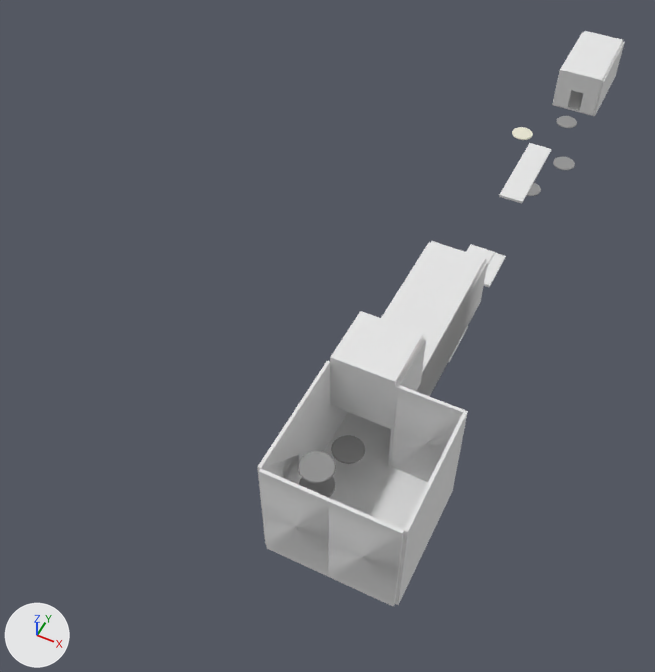
Two versions of the OBJ model assets/maps/darkness/map.OBJ, one commit apart.
The view is the same before and after, from a 50 mm lens placed at (1472.0, -8867.0, 5286.0), pointed at (-764.0, -4395.0, -304.0). The lights are fixed; the arrows at lower left show +X, +Y and +Z. Where no turn or scale is listed for an object, it has been applied to the vertices. Vertices at the same position are counted once.

In view in the first picture: 'map'.
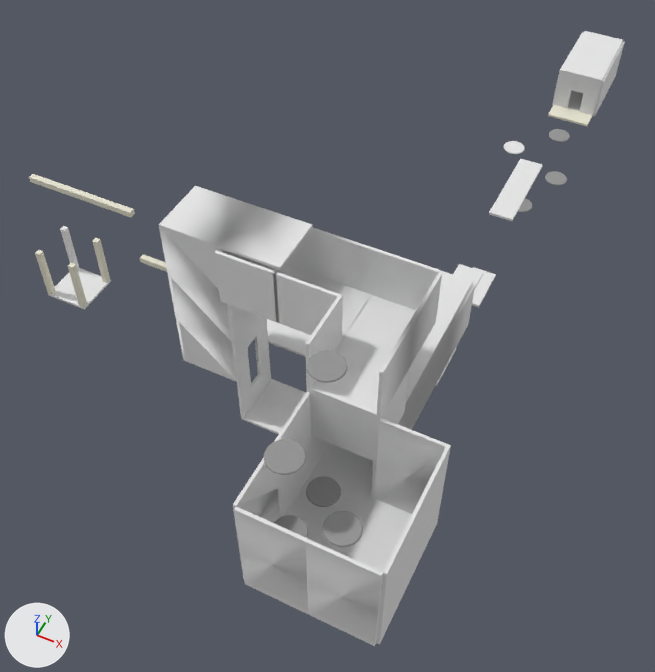
What differs and where, as boxes [x1, y1, x2, y2] in the pictures (655 x 672 px; the box of a moved part takes in the faces that stretch with it):
'map', reshaped (62% wider, 7% taller)
    before: [257, 31, 625, 607]
    after: [29, 31, 625, 646]
part 1 of me_map, moved or reshaped
    before: [257, 241, 486, 607]
    after: [233, 270, 473, 646]
part 2 of me_map, moved or reshaped
    before: [385, 277, 465, 337]
    after: [416, 316, 451, 364]
part 3 of me_map, moved or reshaped
    before: [330, 373, 402, 429]
    after: [311, 434, 374, 461]
part 4 of me_map, moved or reshaped
    before: [512, 127, 533, 140]
    after: [504, 141, 525, 154]
part 5 of me_map, moved or reshaped
    before: [553, 157, 575, 170]
    after: [545, 171, 567, 185]
part 6 of me_map, moved or reshaped
    before: [527, 183, 541, 196]
    after: [518, 198, 532, 212]
part 7 of me_map, moved or reshaped
    before: [556, 116, 577, 128]
    after: [549, 129, 570, 142]
part 8 of me_map, moved or reshaped
    before: [298, 451, 336, 483]
    after: [264, 439, 306, 475]
part 9 of me_map, moved or reshaped
    before: [484, 253, 506, 287]
    after: [472, 267, 496, 307]
part 10 of me_map, moved or reshaped
    before: [466, 244, 495, 266]
    after: [453, 264, 484, 290]
part 11 of me_map, moved or reshaped
    before: [449, 326, 468, 362]
    after: [436, 349, 456, 385]
part 12 of me_map, moved or reshaped
    before: [515, 143, 551, 175]
    after: [489, 185, 528, 221]
part 13 of me_map, moved or reshaped
    before: [388, 261, 488, 467]
    after: [371, 283, 475, 498]
part 14 of me_map, moved or reshaped
    before: [299, 476, 335, 497]
    after: [306, 350, 348, 383]
part 15 of me_map, added
    after: [343, 295, 416, 356]
part 16 of me_map, moved or reshaped
    before: [391, 338, 426, 430]
    after: [373, 370, 409, 463]
part 17 of me_map, added
    after: [548, 105, 593, 126]
part 18 of me_map, moved or reshaped
    before: [330, 311, 423, 427]
    after: [310, 340, 388, 459]
part 19 of me_map, moved or reshaped
    before: [331, 435, 365, 464]
    after: [306, 476, 341, 507]
part 20 of me_map, added
    after: [274, 515, 308, 538]
part 21 of me_map, added
    after: [323, 511, 363, 547]
part 22 of me_map, added
    after: [232, 315, 268, 382]
part 23 of me_map, added
    after: [214, 250, 279, 323]
part 24 of me_map, added
    after: [268, 323, 311, 357]

Patch to the scene script:
```diff
--- a/assets/maps/darkness/map.OBJ.py
+++ b/assets/maps/darkness/map.OBJ.py
@@ me_map @@
-me_map.from_pydata(...)  # 14737 vertices, 29372 faces; spans x -230.0..820.0, y -6710.0..20.0, z -20.0..1395.0
+me_map.from_pydata(...)  # 19227 vertices, 38288 faces; spans x -3374.0..820.0, y -6960.0..20.0, z -617.0..1900.0
+# me_map part 1: the loose piece of 172 vertices spanning x -20.0..820.0, y -6710.0..-4270.0, z 555.0..1355.0 is moved by (0.0, -250.0, 0.0)
+# me_map part 2: the loose piece of 8 vertices spanning x 0.0..400.0, y -5090.0..-4690.0, z 955.0..975.0 is moved by (0.0, -250.0, 0.0)
+# me_map part 3: the loose piece of 8 vertices spanning x 0.0..400.0, y -5890.0..-5490.0, z 955.0..975.0 is moved by (0.0, -250.0, 0.0)
+# me_map part 4: the loose piece of 2050 vertices spanning x -230.0..-30.0, y -1515.0..-1315.0, z -10.0..0.0 is moved by (0.0, -250.0, 0.0), in mat_game_startercontent_materials_m_basic_floor_m_basic_floor (white #e7e7e7)
+# me_map part 5: the loose piece of 2050 vertices spanning x 270.0..470.0, y -1790.0..-1590.0, z -10.0..0.0 is moved by (0.0, -250.0, 0.0)
+# me_map part 6: the loose piece of 2050 vertices spanning x 100.0..300.0, y -2295.0..-2095.0, z -10.0..0.0 is moved by (0.0, -250.0, 0.0)
+# me_map part 7: the loose piece of 2050 vertices spanning x 100.0..300.0, y -1135.0..-935.0, z -10.0..0.0 is moved by (0.0, -250.0, 0.0)
+# me_map part 8: the loose piece of 2050 vertices spanning x 100.0..300.0, y -6550.0..-6350.0, z 1175.0..1185.0 is moved by (0.0, -325.0, 525.0)
+# me_map part 9: the loose piece of 8 vertices spanning x 100.0..300.0, y -3550.0..-3150.0, z -20.0..0.0 is moved by (0.0, -250.0, 0.0)
+# me_map part 10: the loose piece of 8 vertices spanning x 100.0..300.0, y -4000.0..-3600.0, z 400.0..420.0 is moved by (0.0, -250.0, 0.0)
+# me_map part 11: the loose piece of 8 vertices spanning x 100.0..300.0, y -4450.0..-4050.0, z -20.0..0.0 is moved by (0.0, -250.0, 0.0)
+# me_map part 12: the loose piece of 8 vertices spanning x 100.0..300.0, y -2520.0..-2120.0, z 400.0..420.0 is moved by (0.0, -650.0, 0.0)
+# me_map part 13: the loose piece of 43 vertices spanning x 0.0..420.0, y -5890.0..-4290.0, z 555.0..955.0 is moved by (0.0, -250.0, 0.0)
+# me_map part 14: the loose piece of 2050 vertices spanning x 100.0..300.0, y -6550.0..-6350.0, z 1000.0..1010.0 is moved by (0.0, 120.0, 890.0)
+# me_map part 15: a new loose piece, a box spanning x 0.0..400.0, y -5740.0..-5340.0, z 1375.0..1395.0, in mat_game_startercontent_materials_m_basic_floor_m_basic_floor (white #e7e7e7)
+# me_map part 16: the loose piece of 8 vertices spanning x 400.0..420.0, y -5890.0..-5490.0, z 955.0..1355.0 is moved by (0.0, -250.0, 0.0)
+# me_map part 17: a new loose piece, a box spanning x -2.0..398.0, y -1000.0..-800.0, z -20.0..0.0, in mat_game_startercontent_materials_m_basic_wall_m_basic_wall
+# me_map part 18: the loose piece of 15 vertices spanning x 0.0..400.0, y -5890.0..-5490.0, z 975.0..1395.0 is moved by (0.0, -250.0, 0.0)
+# me_map part 19: the loose piece of 2050 vertices spanning x 100.0..300.0, y -6150.0..-5950.0, z 825.0..835.0 is moved by (0.0, -325.0, 0.0)
+# me_map part 20: the loose piece of 2050 vertices spanning x 100.0..300.0, y -6550.0..-6350.0, z 1000.0..1010.0 is copied, and the copy is moved by (0.0, -325.0, 0.0); it spans x 100.0..300.0, y -6875.0..-6675.0, z 1000.0..1010.0
+# me_map part 21: the loose piece of 2050 vertices spanning x 100.0..300.0, y -6550.0..-6350.0, z 1175.0..1185.0 is copied, and the copy is moved by (310.0, -325.0, 100.0); it spans x 410.0..610.0, y -6875.0..-6675.0, z 1275.0..1285.0
+# me_map part 22: the loose piece of 24 vertices spanning x 0.0..400.0, y -820.0..-800.0, z 0.0..400.0 is copied, and the copy is turned 90 degrees about the z axis through its middle, then moved by (-970.0, -4710.0, 560.0); it spans x -780.0..-760.0, y -5720.0..-5320.0, z 560.0..960.0
+# me_map part 23: a new loose piece, a box spanning x -800.0..-400.0, y -5760.0..-5740.0, z 1355.0..1755.0, in mat_game_startercontent_materials_m_basic_floor_m_basic_floor (white #e7e7e7)
+# me_map part 24: a new loose piece, a box spanning x -780.0..-380.0, y -5320.0..-4920.0, z 555.0..575.0, in mat_game_startercontent_materials_m_basic_floor_m_basic_floor (white #e7e7e7)
+# me_map part 25: a new loose piece, a box spanning x -1210.0..-810.0, y -4965.0..-4565.0, z 140.0..160.0, in mat_game_startercontent_materials_m_basic_floor_m_basic_floor (white #e7e7e7)
+# me_map part 26: 318 vertices added at x -3374.0..420.0, y -6140.0..-4433.0, z -617.0..1775.0
 me_map.materials.append(mat_game_startercontent_materials_m_basic_floor_m_basic_floor)
```
